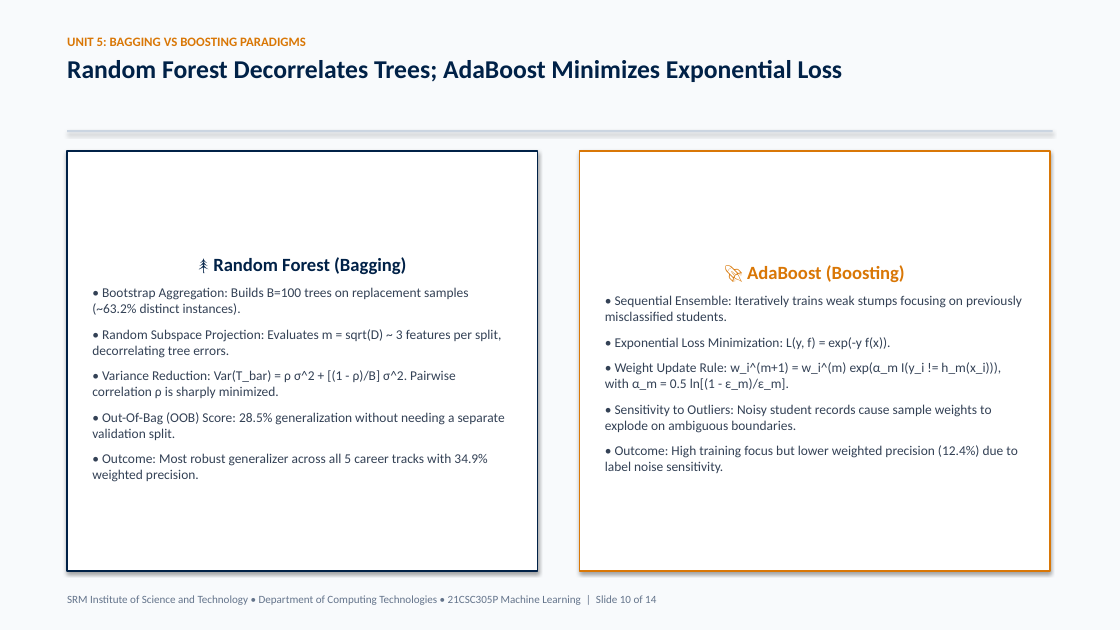
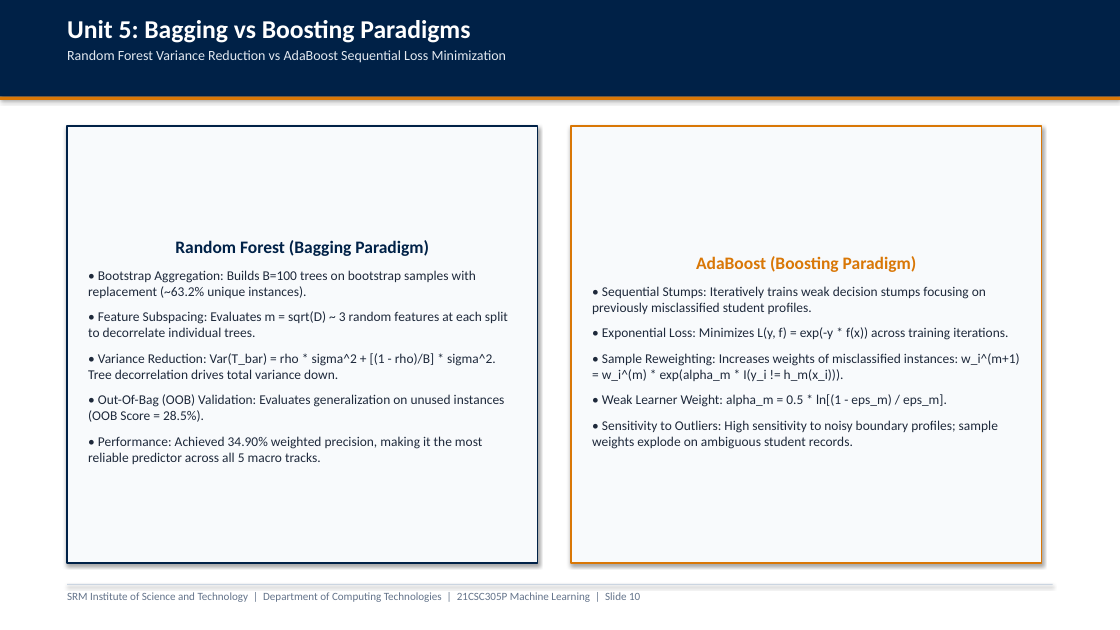
Before and after one commit to parth2024-tech/SRM-21CSC305P-Machine-Learning-Career-Guidance-Debate-Agent, a slide deck: slide 10 of presentation_unit3_unit4_unit5.pptx. Drawn at 1120x630 pixels with LibreOffice and Linux fonts; fonts in the diff are those of the drawing. Boxes give left, top, right and bottom in pixels: in the first picture for what was removed or moved away, otherwise in the second. Text is boxed around its words. In the diff, an @@ line names an element or a change of style, - is before the commit and + after.

Commit message:
refactor(presentation): switch to clean generic academic PPT template without emojis or pastel dashboard cards

```diff
--- a/presentation_unit3_unit4_unit5.pptx
+++ b/presentation_unit3_unit4_unit5.pptx
@@ rectangle at (0, 0, 1120, 630): fill #F8FAFC to #FFFFFF @@
@@ rectangle added at (0, 0, 1120, 97), fill #002147 @@
@@ text at (67, 20, 506, 63): text changed; size 22 to 12 pt; text colour #002147 to #E2E8F0; bold off @@
-UNIT 5: BAGGING VS BOOSTING PARADIGMS
-Random Forest Decorrelates Trees; AdaBoost Minimizes Exponential Loss
+Unit 5: Bagging vs Boosting Paradigms
+Random Forest Variance Reduction vs AdaBoost Sequential Loss Minimization
@@ rectangle: place and size @@
-rectangle at (67, 130, 1053, 133)
+rectangle at (0, 97, 1120, 100)
@@ rectangle at (0, 97, 1120, 100): fill #CBD5E1 to #D97706 @@
@@ rectangle "Random Forest (Bagging Paradigm)" at (67, 126, 538, 563): fill #FFFFFF to #F8FAFC @@
@@ rectangle "Random Forest (Bagging Paradigm)": place and size @@
-rectangle "Random Forest (Bagging Paradigm)" at (67, 151, 538, 571)
+rectangle "Random Forest (Bagging Paradigm)" at (67, 126, 538, 563)
@@ rectangle "AdaBoost (Boosting Paradigm)": place and size @@
-rectangle "AdaBoost (Boosting Paradigm)" at (580, 151, 1050, 571)
+rectangle "AdaBoost (Boosting Paradigm)" at (571, 126, 1042, 563)
@@ rectangle "AdaBoost (Boosting Paradigm)" at (571, 126, 1042, 563): fill #FFFFFF to #F8FAFC @@
@@ text in rectangle at (88, 240, 508, 464): text changed; text colour #334155 to #1E293B @@
-🌲 Random Forest (Bagging)
-• Bootstrap Aggregation: Builds B=100 trees on replacement samples (~63.2% distinct instances).
-• Random Subspace Projection: Evaluates m = sqrt(D) ~ 3 features per split, decorrelating tree errors.
-• Variance Reduction: Var(T_bar) = ρ σ^2 + [(1 - ρ)/B] σ^2. Pairwise correlation ρ is sharply minimized.
-• Out-Of-Bag (OOB) Score: 28.5% generalization without needing a separate validation split.
-• Outcome: Most robust generalizer across all 5 career tracks with 34.9% weighted precision.
+Random Forest (Bagging Paradigm)
+• Bootstrap Aggregation: Builds B=100 trees on bootstrap samples with replacement (~63.2% unique instances).
+• Feature Subspacing: Evaluates m = sqrt(D) ~ 3 random features at each split to decorrelate individual trees.
+• Variance Reduction: Var(T_bar) = rho * sigma^2 + [(1 - rho)/B] * sigma^2. Tree decorrelation drives total variance down.
+• Out-Of-Bag (OOB) Validation: Evaluates generalization on unused instances (OOB Score = 28.5%).
+• Performance: Achieved 34.90% weighted precision, making it the most reliable predictor across all 5 macro tracks.
@@ text in rectangle at (592, 256, 1019, 449): text changed; text colour #334155 to #1E293B @@
-🚀 AdaBoost (Boosting)
-• Sequential Ensemble: Iteratively trains weak stumps focusing on previously misclassified students.
-• Exponential Loss Minimization: L(y, f) = exp(-y f(x)).
-• Weight Update Rule: w_i^(m+1) = w_i^(m) exp(α_m I(y_i != h_m(x_i))), with α_m = 0.5 ln[(1 - ε_m)/ε_m].
-• Sensitivity to Outliers: Noisy student records cause sample weights to explode on ambiguous boundaries.
-• Outcome: High training focus but lower weighted precision (12.4%) due to label noise sensitivity.
+AdaBoost (Boosting Paradigm)
+• Sequential Stumps: Iteratively trains weak decision stumps focusing on previously misclassified student profiles.
+• Exponential Loss: Minimizes L(y, f) = exp(-y * f(x)) across training iterations.
+• Sample Reweighting: Increases weights of misclassified instances: w_i^(m+1) = w_i^(m) * exp(alpha_m * I(y_i != h_m(x_i))).
+• Weak Learner Weight: alpha_m = 0.5 * ln[(1 - eps_m) / eps_m].
+• Sensitivity to Outliers: High sensitivity to noisy boundary profiles; sample weights explode on ambiguous student records.
@@ text at (67, 592, 640, 602): text changed @@
-SRM Institute of Science and Technology • Department of Computing Technologies • 21CSC305P Machine Learning | Slide 10 of 14
+SRM Institute of Science and Technology | Department of Computing Technologies | 21CSC305P Machine Learning | Slide 10
@@ rectangle added at (67, 584, 1053, 585), fill #CBD5E1 @@
```
Also in this commit, not shown: 13 other slides changed, 2 other files.
